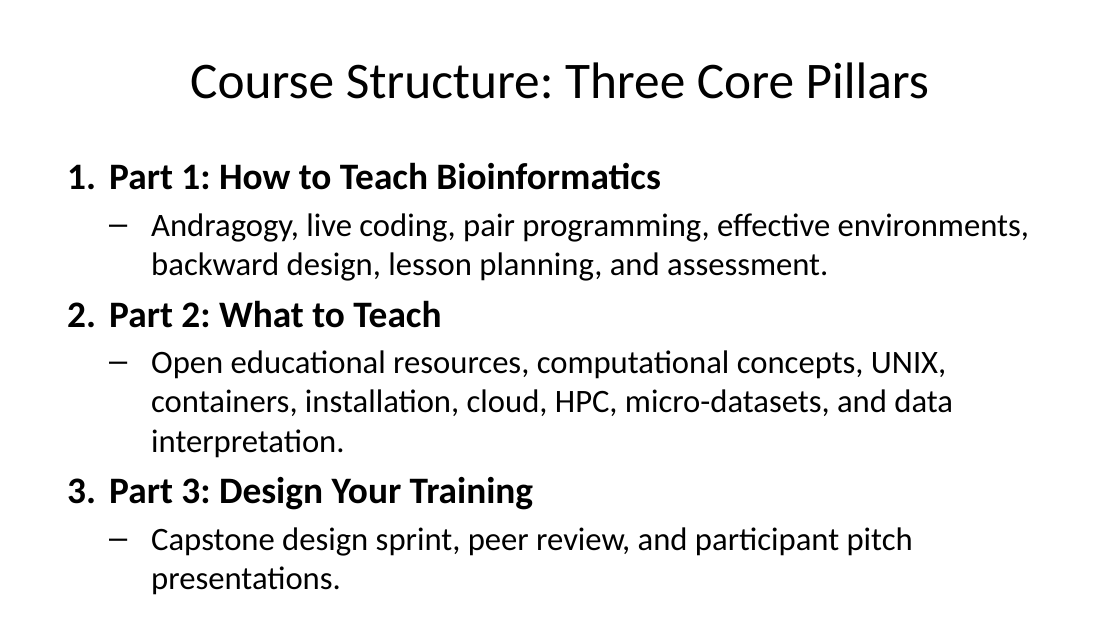
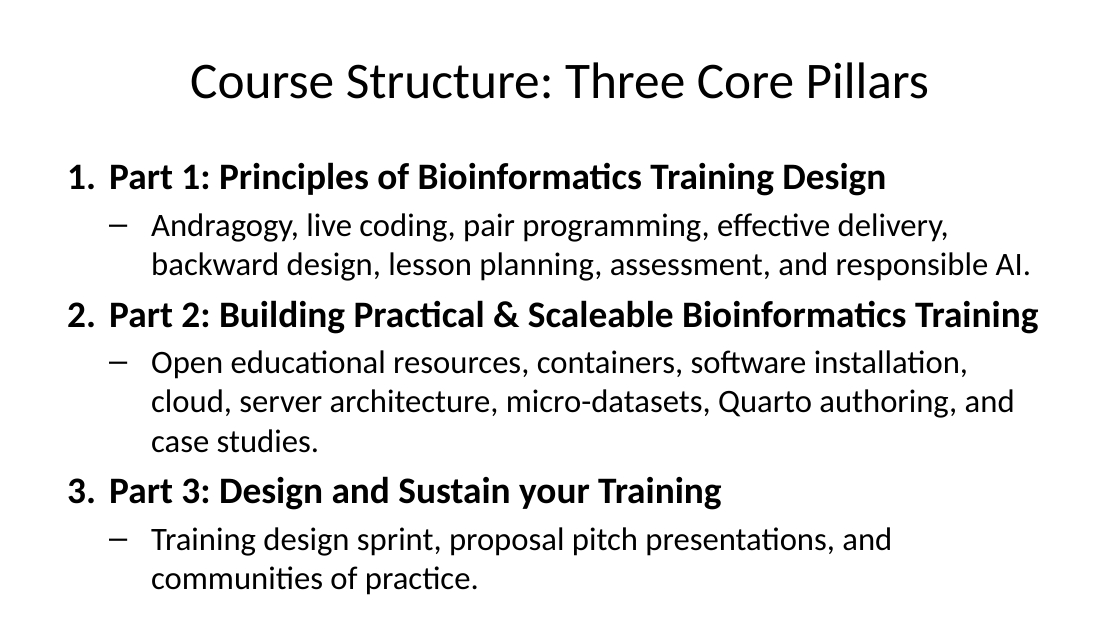
Before and after one commit to cambiotraining/low-resource-bioinformatics, a slide deck: slide 5 of course_files/slides.pptx. Drawn at 1120x630 pixels with LibreOffice and Linux fonts; fonts in the diff are those of the drawing. Boxes give left, top, right and bottom in pixels: in the first picture for what was removed or moved away, otherwise in the second. Text is boxed around its words. In the diff, an @@ line names an element or a change of style, - is before the commit and + after.

```diff
--- a/course_files/slides.pptx
+++ b/course_files/slides.pptx
@@ text at (109,162,1038,556): text changed @@
-1. Part 1: How to Teach Bioinformatics
-  – Andragogy, live coding, pair programming, effective environments, backward design, lesson planning, and assessment.
-2. Part 2: What to Teach
-  – Open educational resources, computational concepts, UNIX, containers, installation, cloud, HPC, micro-datasets, and data interpretation.
-3. Part 3: Design Your Training
-  – Capstone design sprint, peer review, and participant pitch presentations.
+1. Part 1: Principles of Bioinformatics Training Design
+  – Andragogy, live coding, pair programming, effective delivery, backward design, lesson planning, assessment, and responsible AI.
+2. Part 2: Building Practical & Scaleable Bioinformatics Training
+  – Open educational resources, containers, software installation, cloud, server architecture, micro-datasets, Quarto authoring, and case studies.
+3. Part 3: Design and Sustain your Training
+  – Training design sprint, proposal pitch presentations, and communities of practice.
```
Also in this commit, not shown: 33 other slides changed, 5 slides added, 11 slides removed, 7 other files.
